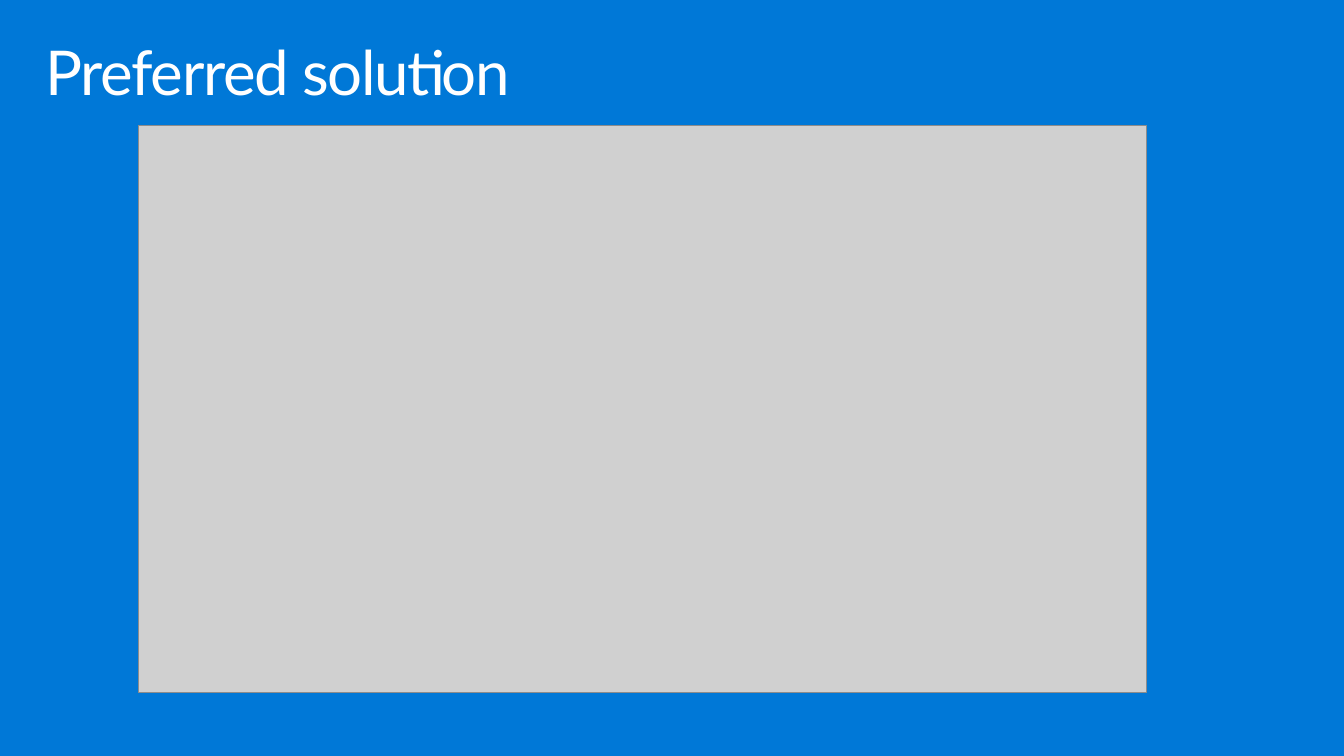
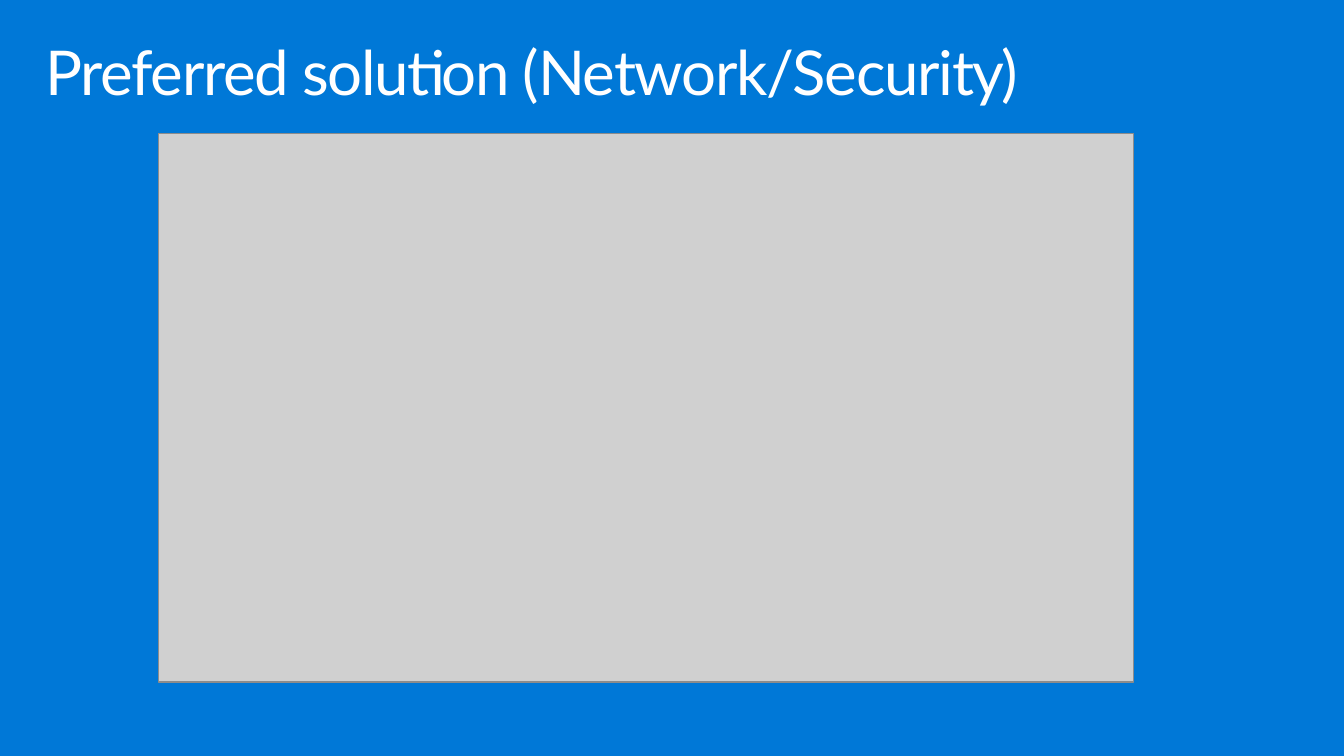
Before and after one commit to tejaswini972/MCW-Security-baseline-on-Azure, a slide deck: slide 18 of Whiteboard design session/WDS trainer presentation - Security baseline on Azure.pptx. Drawn at 1344x756 pixels with LibreOffice and Linux fonts; fonts in the diff are those of the drawing; grey boxes stand for pictures. Boxes give left, top, right and bottom in pixels: in the first picture for what was removed or moved away, otherwise in the second. Text is boxed around its words. In the diff, an @@ line names an element or a change of style, - is before the commit and + after.

```diff
--- a/Whiteboard design session/WDS trainer presentation - Security baseline on Azure.pptx
+++ b/Whiteboard design session/WDS trainer presentation - Security baseline on Azure.pptx
@@ title at [46,47,1018,106]: text changed @@
-Preferred solution
+Preferred solution (Network/Security)
@@ picture: place and size @@
-picture at [138,125,1146,692]
+picture at [158,133,1133,682]
```
Also in this commit, not shown: 3 other slides changed, 4 slides added.
